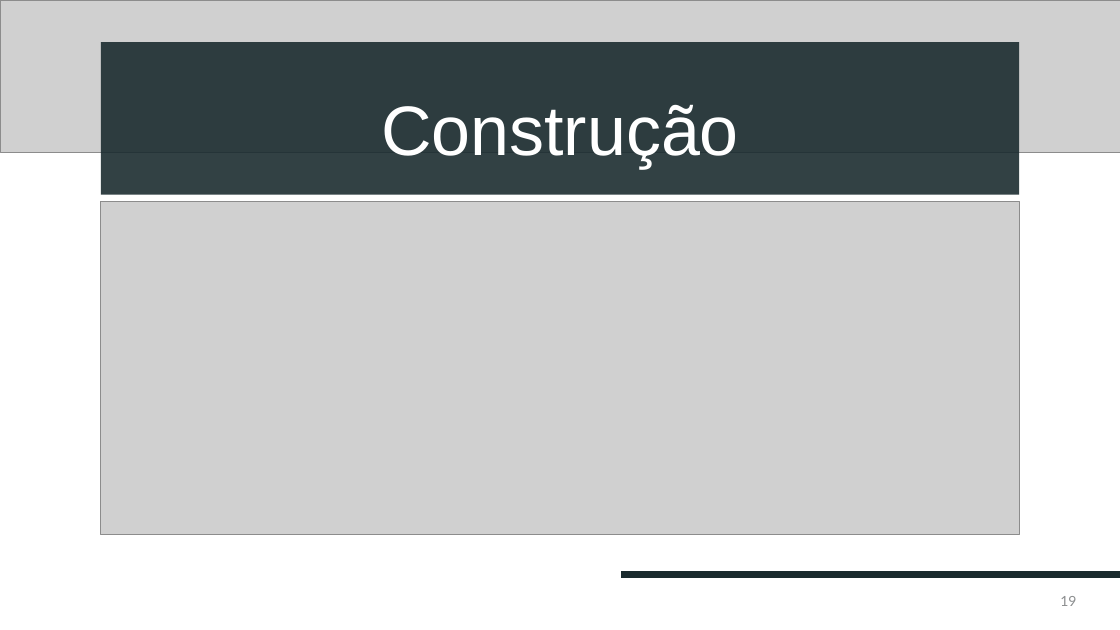
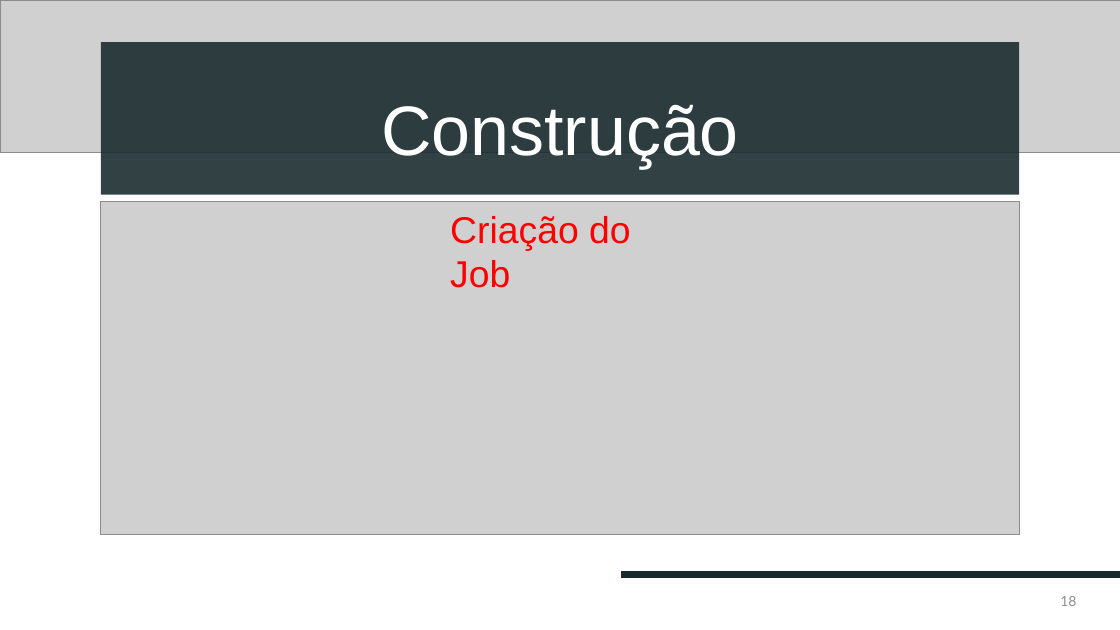
Before and after one commit to devbiadlima/pdd-analytics-etl, a slide deck: slide 18 of apresentacao/Apresentação.pptx (slide 19 before the commit). Drawn at 1120x630 pixels with LibreOffice and Linux fonts; fonts in the diff are those of the drawing; grey boxes stand for pictures. Boxes give left, top, right and bottom in pixels: in the first picture for what was removed or moved away, otherwise in the second. Text is boxed around its words. In the diff, an @@ line names an element or a change of style, - is before the commit and + after.

```diff
--- a/apresentacao/Apresentação.pptx
+++ b/apresentacao/Apresentação.pptx
@@ text added at (450, 216, 631, 288), 32 pt, text #FF0000 @@
+Criação do Job
@@ page number at (1060, 596, 1076, 606): text changed @@
-19
+18
```
Also in this commit, not shown: 5 other slides changed, 3 slides added, 2 slides removed.
